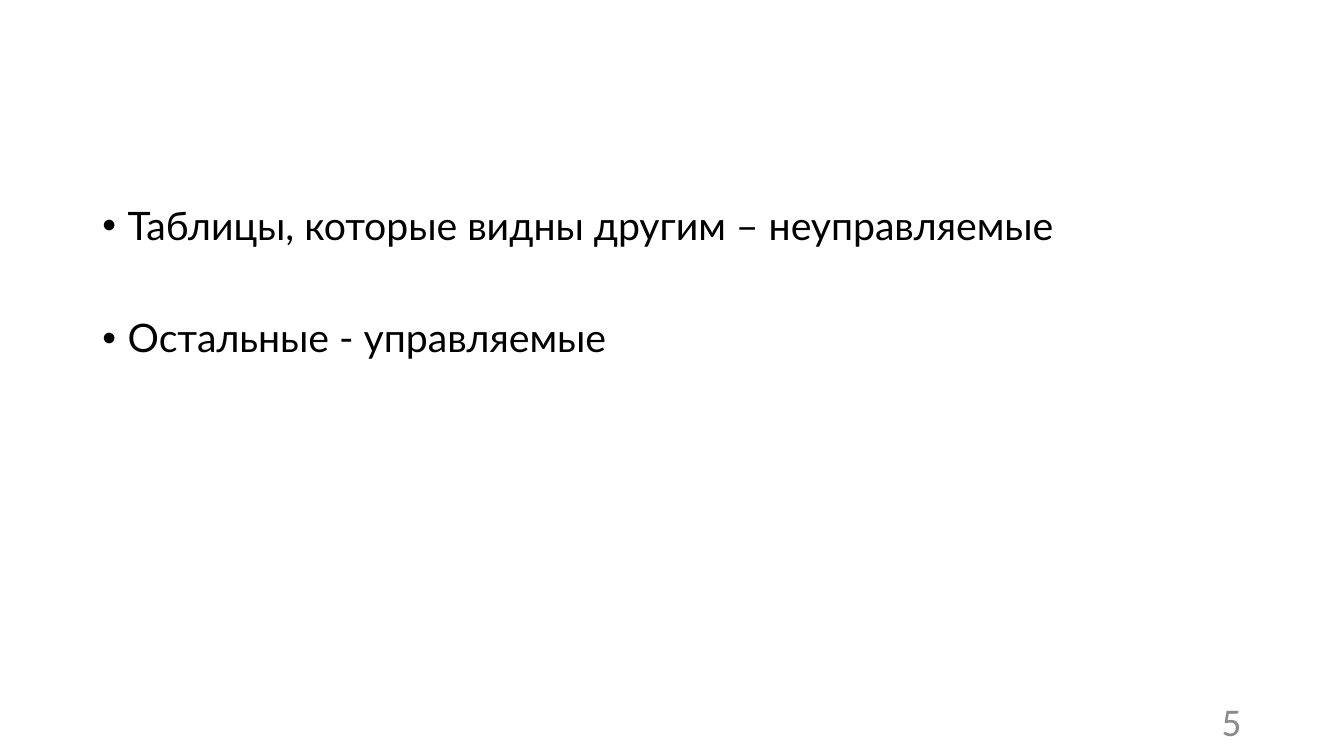
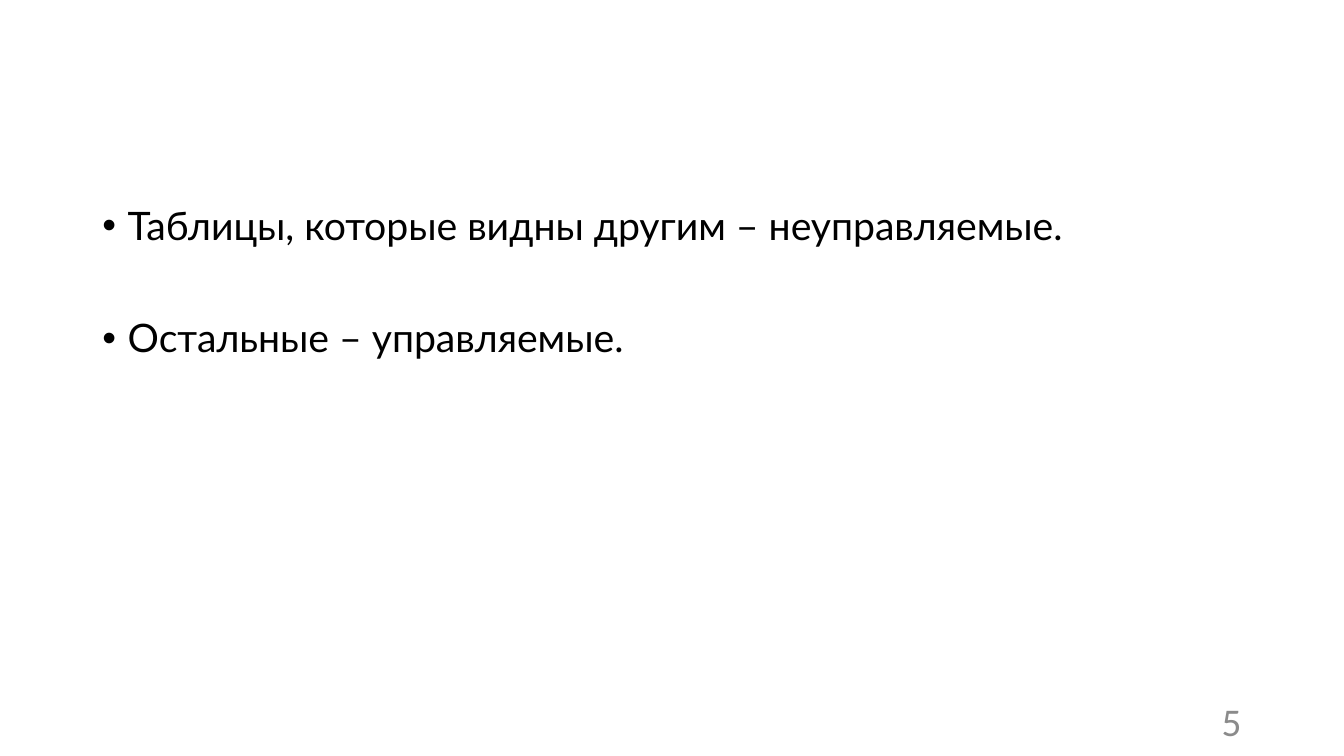
Before and after one commit to Sa1Gur/DbTest.Containers, a slide deck: slide 5 of DbaseTesting.pptx. Drawn at 1344x756 pixels with LibreOffice and Linux fonts; fonts in the diff are those of the drawing; background and template pictures are left out. Boxes give left, top, right and bottom in pixels: in the first picture for what was removed or moved away, otherwise in the second. Text is boxed around its words. In the diff, an @@ line names an element or a change of style, - is before the commit and + after.

```diff
--- a/DbaseTesting.pptx
+++ b/DbaseTesting.pptx
@@ text at [128, 211, 1063, 359]: text changed @@
-• Таблицы, которые видны другим – неуправляемые
-• Остальные - управляемые
+• Таблицы, которые видны другим – неуправляемые.
+• Остальные – управляемые.
```
Also in this commit, not shown: 15 other slides changed, 1 other file.
